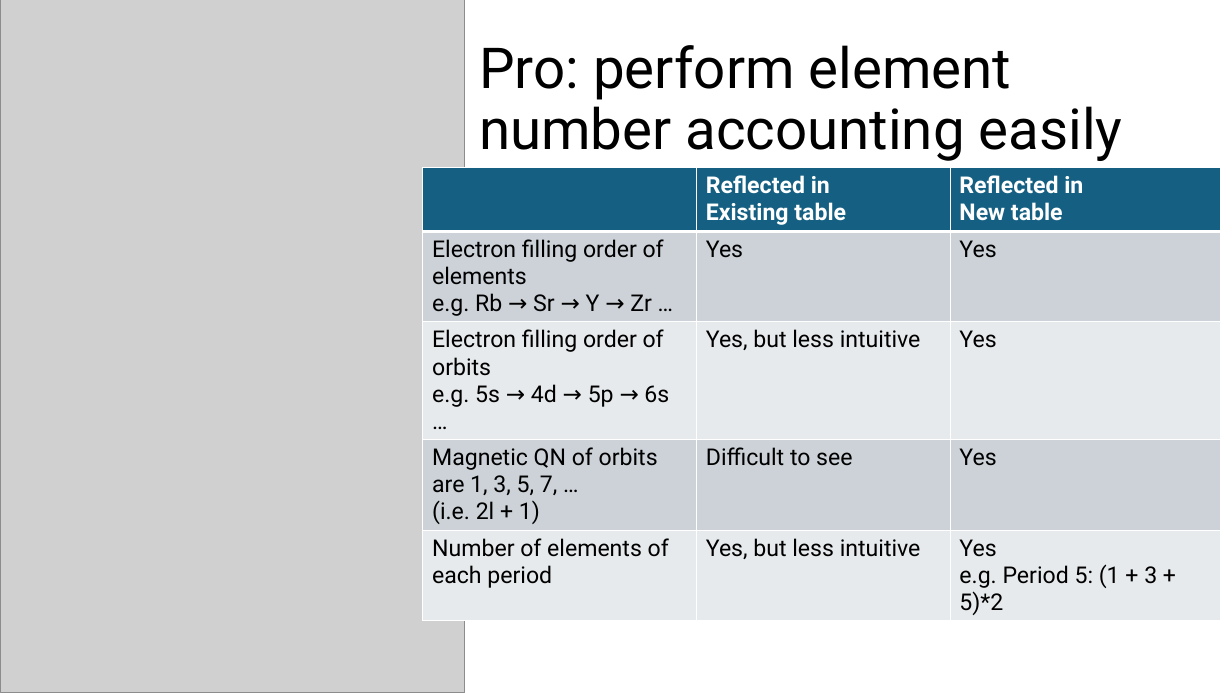
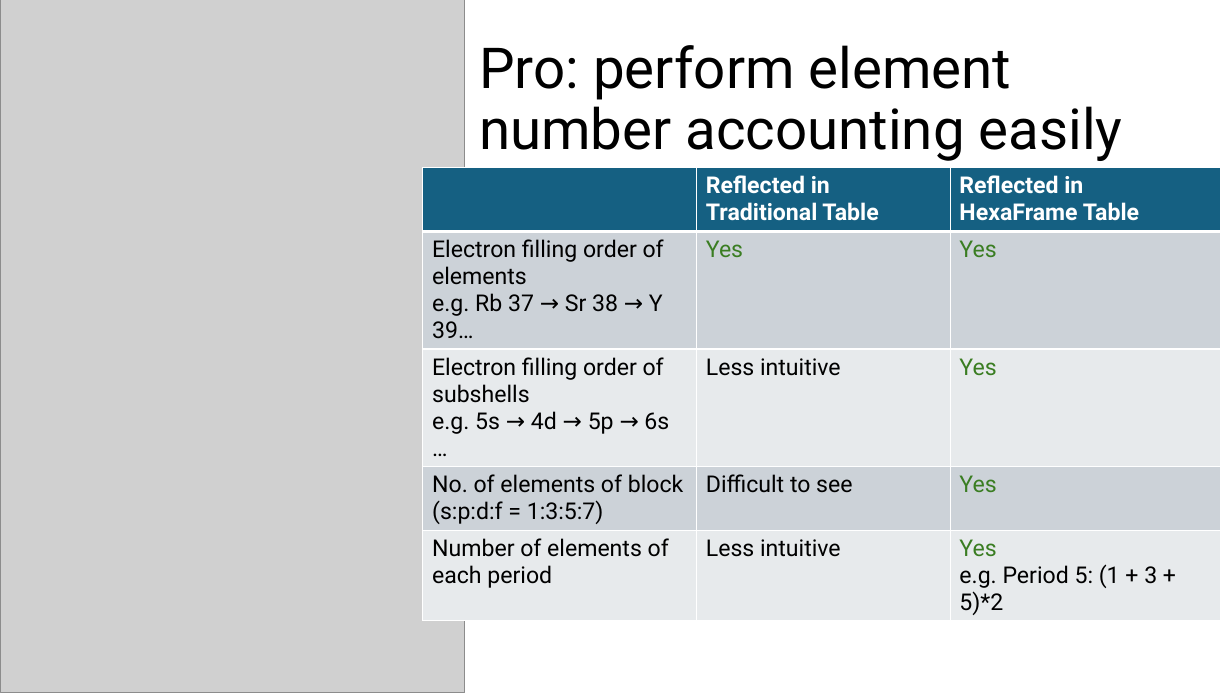
Before and after one commit to lanstonchu/hexaframe-periodic-table, a slide deck: slide 3 of HexaFrame Periodic Table.pptx. Drawn at 1232x693 pixels with LibreOffice and Linux fonts; fonts in the diff are those of the drawing; grey boxes stand for pictures. Boxes give left, top, right and bottom in pixels: in the first picture for what was removed or moved away, otherwise in the second. Text is boxed around its words. In the diff, an @@ line names an element or a change of style, - is before the commit and + after.

```diff
--- a/HexaFrame Periodic Table.pptx
+++ b/HexaFrame Periodic Table.pptx
@@ table at bbox=[423, 168, 1220, 619] @@
-row 1, column 2: Reflected in / Existing table
+row 1, column 2: Reflected in Traditional Table
-row 1, column 3: Reflected in / New table
+row 1, column 3: Reflected in HexaFrame Table
-row 2, column 1: Electron filling order of elements / e.g. Rb → Sr → Y → Zr …
+row 2, column 1: Electron filling order of elements / e.g. Rb 37 → Sr 38 → Y 39…
-row 3, column 1: Electron filling order of orbits / e.g. 5s → 4d → 5p → 6s …
+row 3, column 1: Electron filling order of subshells / e.g. 5s → 4d → 5p → 6s …
-row 3, column 2: Yes, but less intuitive
+row 3, column 2: Less intuitive
-row 4, column 1: Magnetic QN of orbits are 1, 3, 5, 7, … / (i.e. 2l + 1)
+row 4, column 1: No. of elements of block (s:p:d:f = 1:3:5:7)
-row 5, column 2: Yes, but less intuitive
+row 5, column 2: Less intuitive
@@ text colour #000000 to #3B7D23 in "Yes", "Yes", "Yes", "Yes" and 1 more places @@
```
Also in this commit, not shown: 2 other slides changed.
